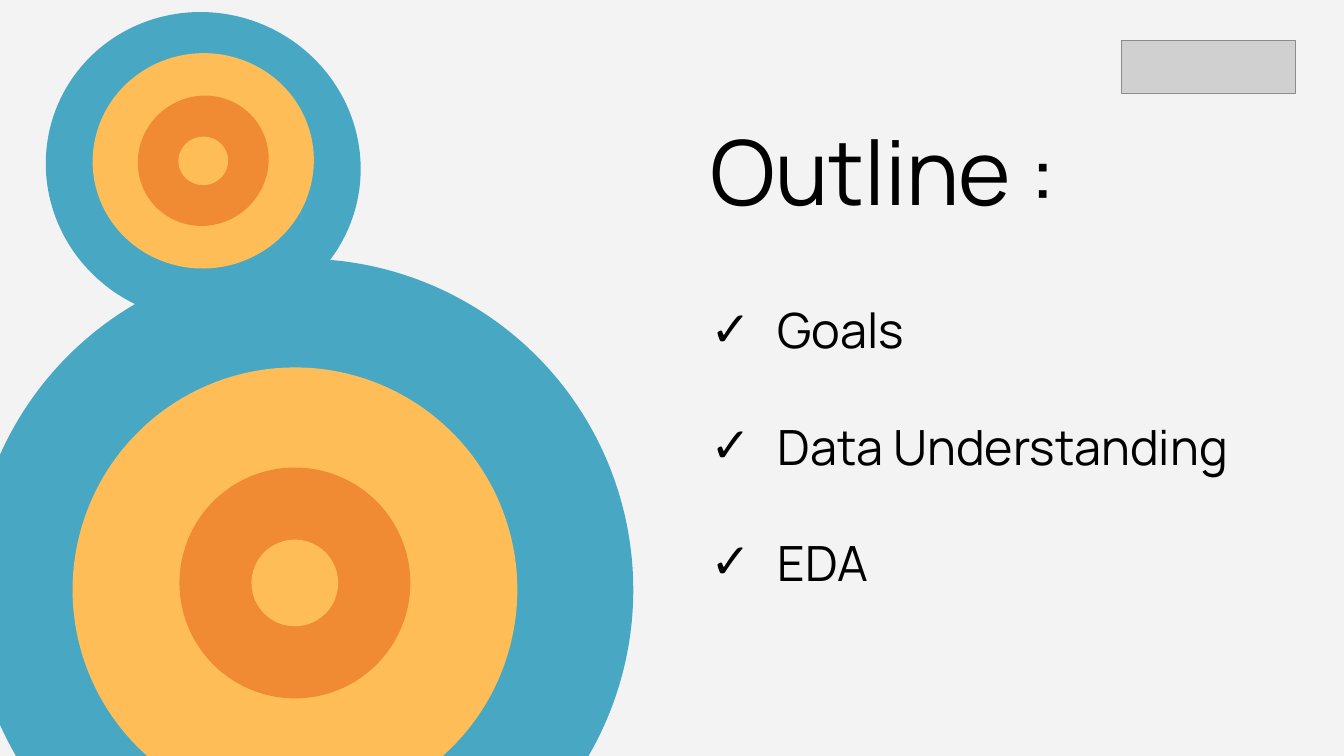
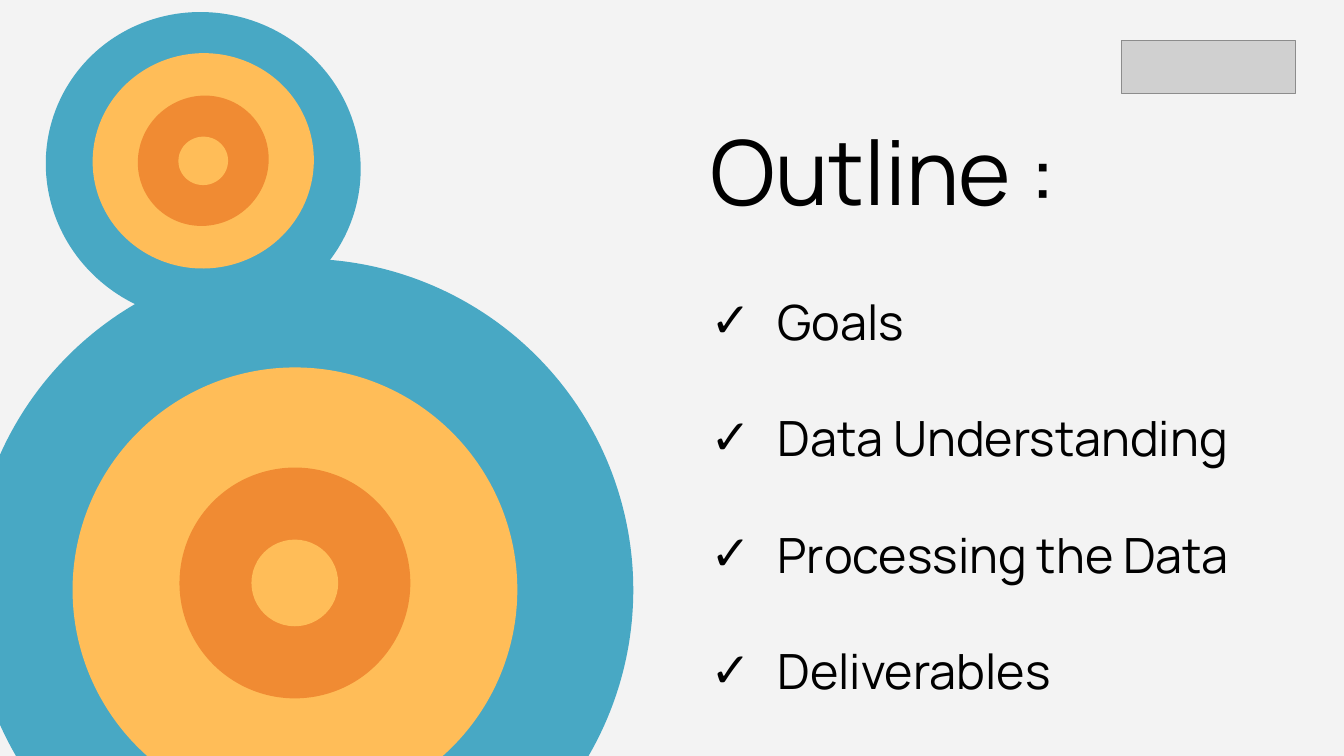
Before and after one commit to Fajrimughni/Final_Project_Fajri, a slide deck: slide 4 of Presentasi Final Project Data Analyst-Fajri Ilham Mughni.pptx. Drawn at 1344x756 pixels with LibreOffice and Linux fonts; fonts in the diff are those of the drawing; grey boxes stand for pictures. Boxes give left, top, right and bottom in pixels: in the first picture for what was removed or moved away, otherwise in the second. Text is boxed around its words. In the diff, an @@ line names an element or a change of style, - is before the commit and + after.

```diff
--- a/Presentasi Final Project Data Analyst-Fajri Ilham Mughni.pptx
+++ b/Presentasi Final Project Data Analyst-Fajri Ilham Mughni.pptx
@@ text "Goals": place and size @@
-text "Goals" at bbox=[778, 312, 1228, 581]
+text "Goals" at bbox=[778, 304, 1229, 690]
@@ text at bbox=[778, 537, 1229, 690]: text changed @@
-✓ EDA
+✓ Processing the Data
+✓ Deliverables
```
Also in this commit, not shown: 5 other slides changed, 10 slides added, 5 slides removed, 3 other files.
